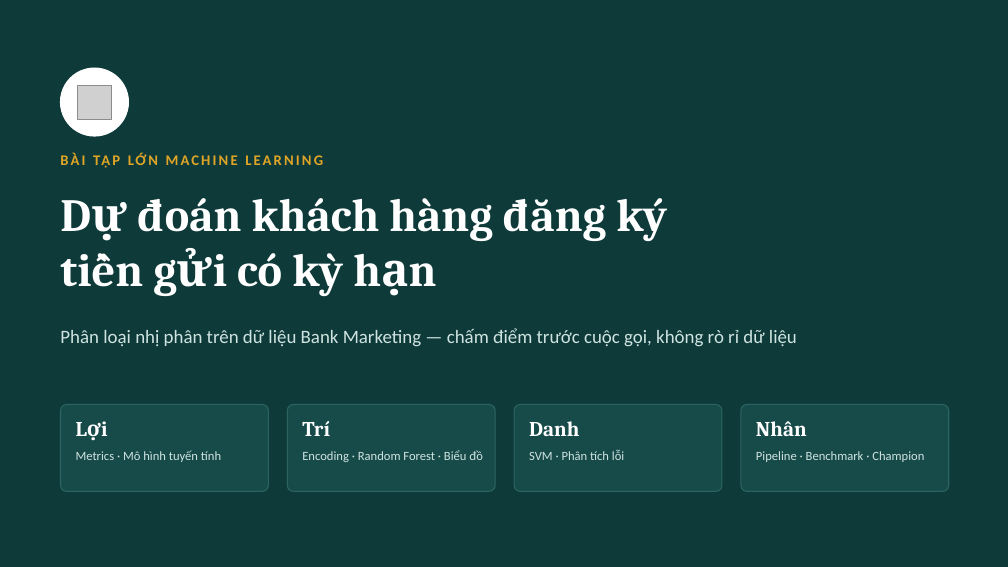
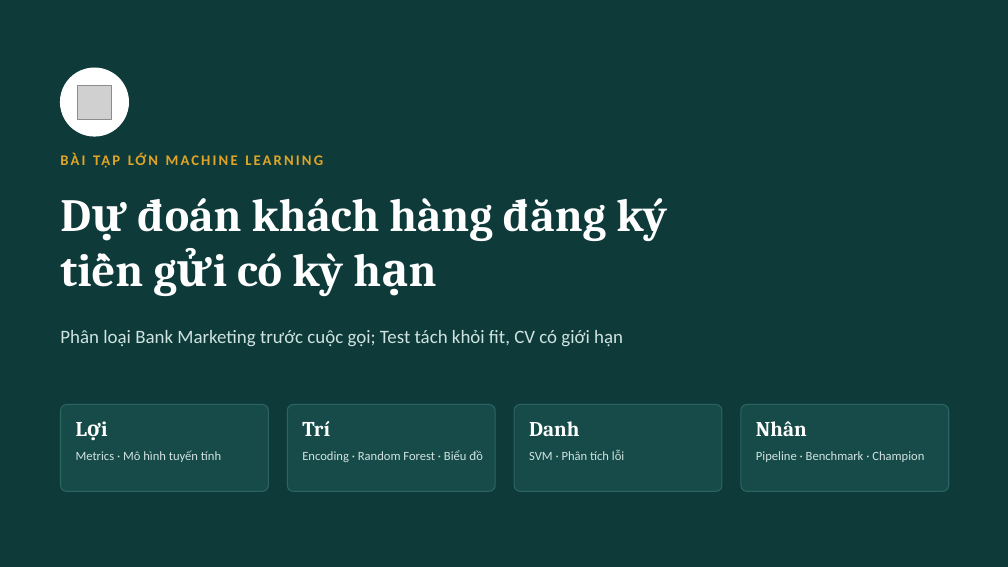
Before and after one commit to ThayLoi2k10/BTL_ML, a slide deck: slide 1 of docs/Slides.pptx. Drawn at 1008x567 pixels with LibreOffice and Linux fonts; fonts in the diff are those of the drawing; grey boxes stand for pictures. Boxes give left, top, right and bottom in pixels: in the first picture for what was removed or moved away, otherwise in the second. Text is boxed around its words. In the diff, an @@ line names an element or a change of style, - is before the commit and + after.

```diff
--- a/docs/Slides.pptx
+++ b/docs/Slides.pptx
@@ text at (x1=60, y1=330, x2=623, y2=347): text changed @@
-Phân loại nhị phân trên dữ liệu Bank Marketing — chấm điểm trước cuộc gọi, không rò rỉ dữ liệu
+Phân loại Bank Marketing trước cuộc gọi; Test tách khỏi fit, CV có giới hạn
```
Also in this commit, not shown: 9 other slides changed, 11 other files.
